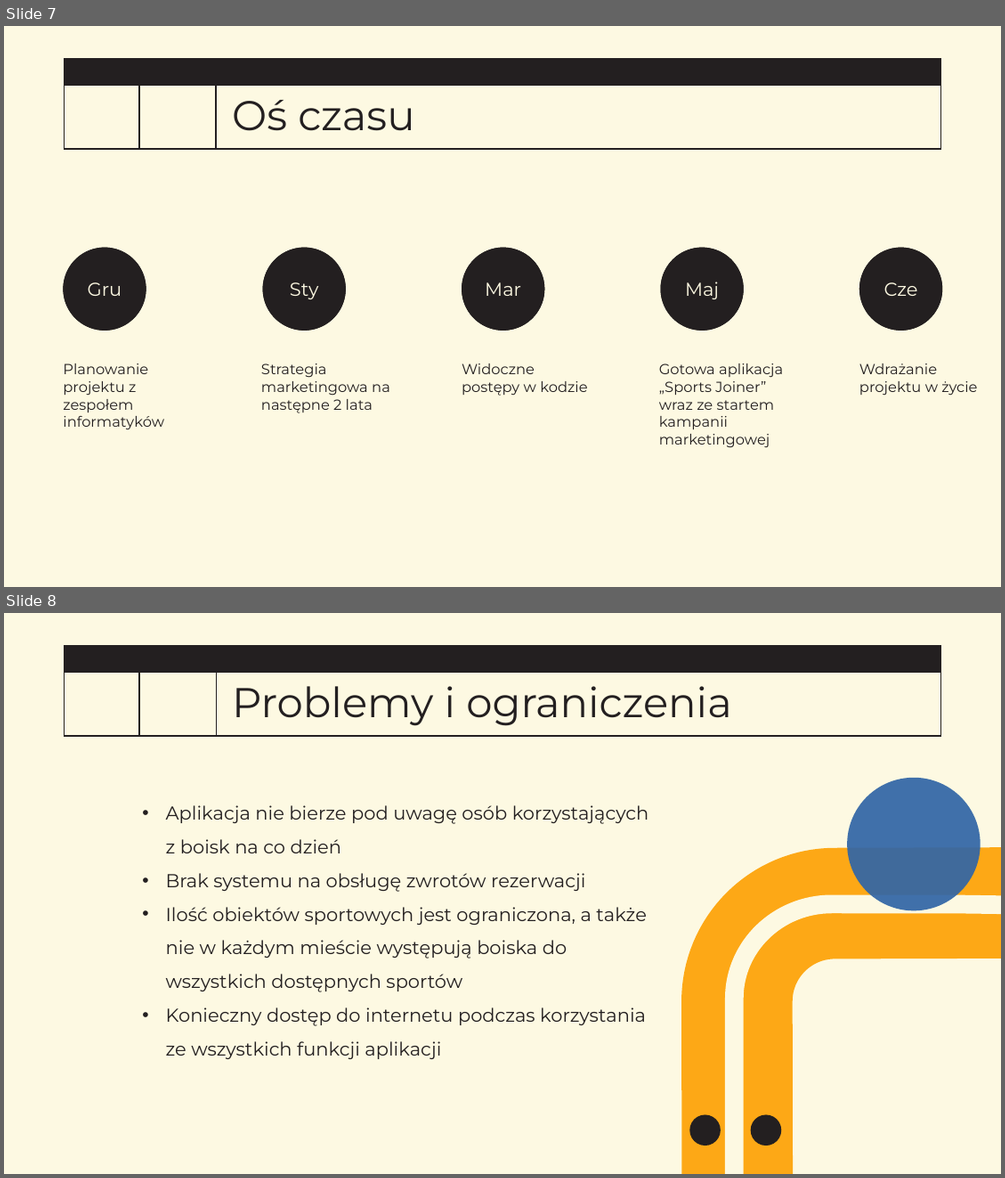
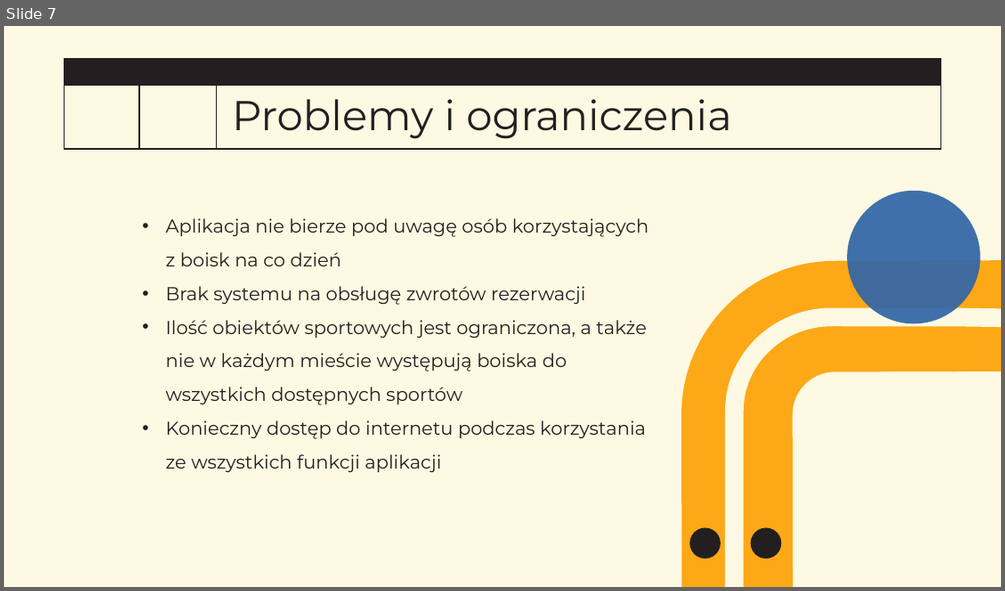
Before and after one commit to mkalejta/wspolczesne_zastosowania_informatyki, a slide deck: Aplikacja Sports Joiner.pptx. Shown one above the other, each under a label of ours: slides 7 and 8 before the commit, slide 7 after it. The pictures are 1005x1178 and 1005x591 pixels, drawn with LibreOffice and Linux fonts; fonts in the diff are those of the drawing; background and template pictures are left out. Boxes give left, top, right and bottom in pixels: in the first picture for what was removed or moved away, otherwise in the second. Text is boxed around its words. In the diff, an @@ line names an element or a change of style, - is before the commit and + after.

```diff
--- a/Aplikacja Sports Joiner.pptx
+++ b/Aplikacja Sports Joiner.pptx
@@ slide 7 removed at (4, 26, 1001, 587), background #FDF9E2; not listed: 4 template elements that a slide beside it also shows @@
@@ text removed at (139, 93, 217, 143) @@
-8
@@ rectangle removed at (216, 85, 941, 149) @@
@@ title removed at (232, 100, 414, 131) @@
-Oś czasu
@@ text removed at (63, 248, 146, 330) @@
-Gru
@@ text removed at (263, 248, 346, 330) @@
-Sty
@@ text removed at (461, 248, 544, 330) @@
-Mar
@@ text removed at (661, 248, 744, 330) @@
-Maj
@@ text removed at (859, 248, 942, 330) @@
-Cze
@@ text removed at (63, 363, 164, 429) @@
-Planowanie projektu z zespołem informatyków
@@ text removed at (261, 363, 390, 413) @@
-Strategia marketingowa na następne 2 lata
@@ text removed at (461, 363, 587, 395) @@
-Widoczne postępy w kodzie
@@ text removed at (659, 363, 783, 448) @@
-Gotowa aplikacja „Sports Joiner” wraz ze startem kampanii marketingowej
@@ text removed at (859, 363, 977, 395) @@
-Wdrażanie projektu w życie
@@ what was slide 8 is now slide 7 @@
```
Also in this commit, not shown: 1 slide changed, 2 slides added.
